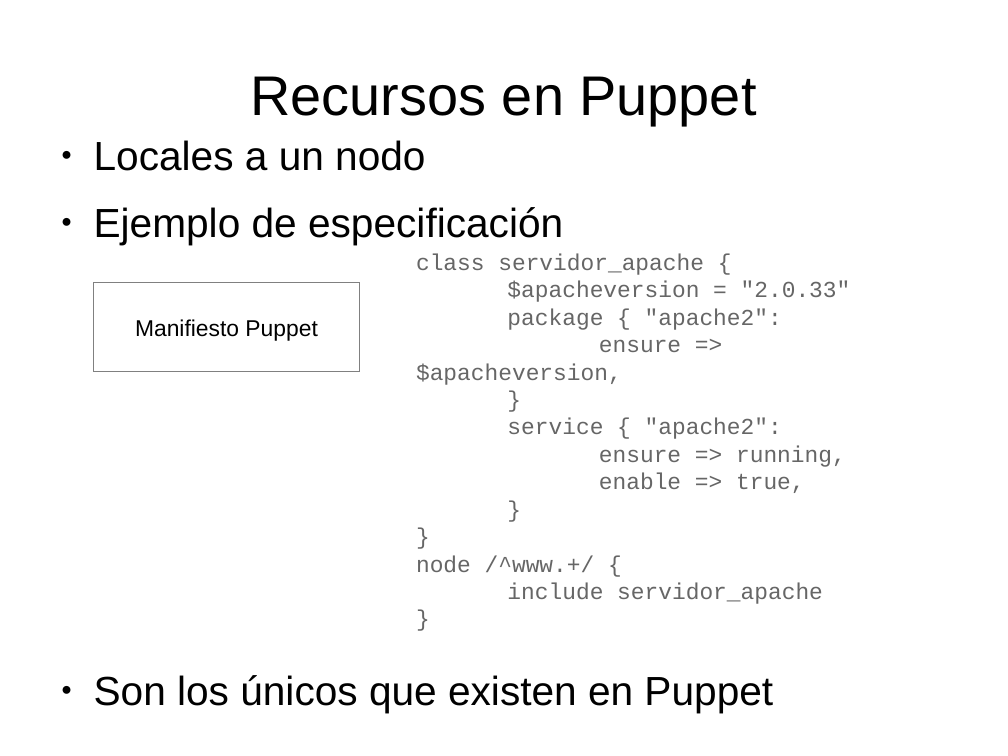
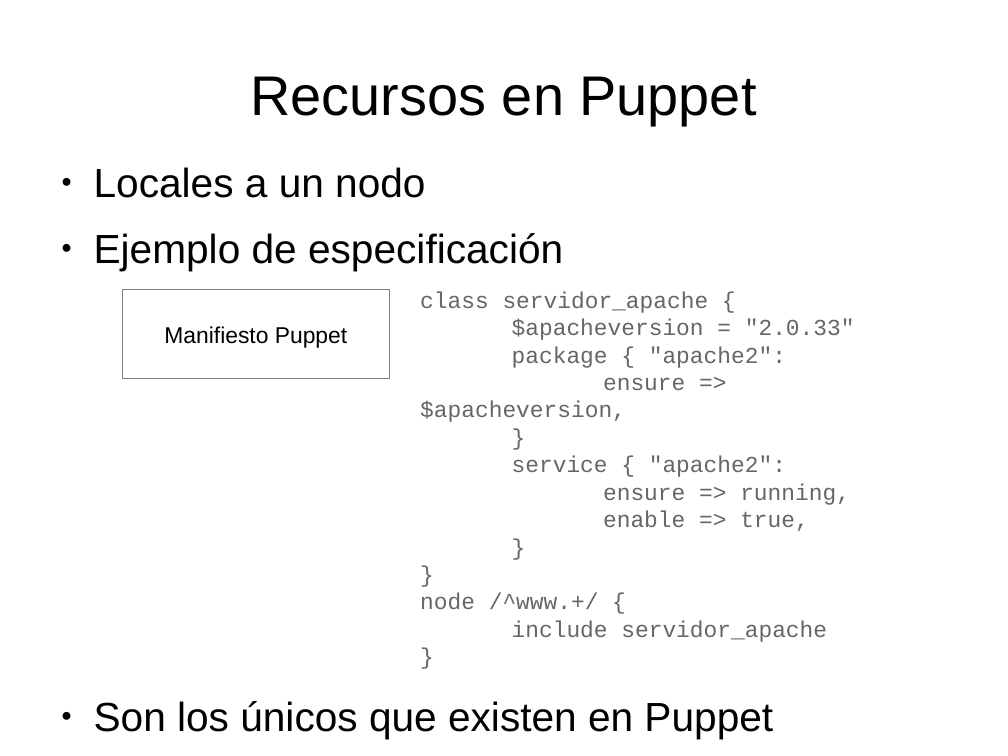
Before and after one commit to dcere/pfc, a slide deck: slide 7 of adm/presentacion/presentacion.odp. Drawn at 1008x756 pixels with LibreOffice and Linux fonts; fonts in the diff are those of the drawing. Boxes give left, top, right and bottom in pixels: in the first picture for what was removed or moved away, otherwise in the second. Text is boxed around its words. In the diff, an @@ line names an element or a change of style, - is before the commit and + after.

```diff
--- a/adm/presentacion/presentacion.odp
+++ b/adm/presentacion/presentacion.odp
@@ text "Locales a un nodo": place and size @@
-text "Locales a un nodo" at [94,140,773,712]
+text "Locales a un nodo" at [94,167,773,738]
@@ rectangle "Manifiesto Puppet": place and size @@
-rectangle "Manifiesto Puppet" at [93,283,359,372]
+rectangle "Manifiesto Puppet" at [123,290,389,380]
@@ text "class servidor_apache {": place and size @@
-text "class servidor_apache {" at [416,253,851,604]
+text "class servidor_apache {" at [420,291,855,642]
```
Also in this commit, not shown: 7 other slides changed, 1 slide added, 1 slide removed, 1 other file.
